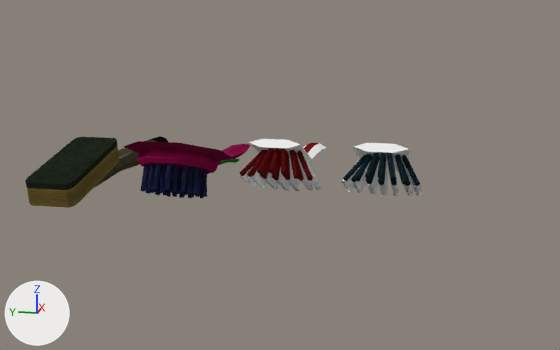
An edit to the Blender file Objects/Brush/Brush.blend, drawn before and after from the same camera.
Before and after are seen from a 50 mm camera at (-0.57, -0.252, 0.163) aimed at (0.08, -0.122, 0.0). Lighting does not change. The marker at lower left points along +X, +Y and +Z.

In view in the first picture: 'E4_ST5_EM4_I1', 'E4_ST5_EM4_I2', 'E4_ST5_EM4_I3', 'E4_ST5_EM4_I4'.
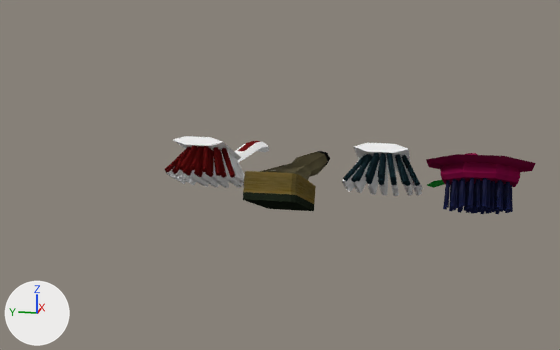
Boxes [x1, y1, x2, y2] around the edits, measured in the pictures (560 x 350 px):
'E4_ST5_EM4_I3', moved: before [123, 141, 251, 198]; after [426, 153, 536, 214]
'E4_ST5_EM4_I1', moved, turned: before [25, 136, 168, 208]; after [243, 151, 330, 211]
'E4_ST5_EM4_I4', moved: before [240, 139, 326, 191]; after [165, 136, 269, 188]

Diff of the bpy script that builds the scene:
```diff
--- a/Objects/Brush/Brush.blend.py
+++ b/Objects/Brush/Brush.blend.py
@@ ob_e4_st5_em4_i4 @@
 ob_e4_st5_em4_i4 = bpy.data.objects.new('E4_ST5_EM4_I4', me_cylinder_058)
-ob_e4_st5_em4_i4.location = (0.0311, -0.1314, 0.0138)
+ob_e4_st5_em4_i4.location = (0.0294, -0.0723, 0.0138)
 ob_e4_st5_em4_i4.rotation_euler = (0.175, 0.314, 0.0)  # degrees (10, 18, 0)
@@ ob_e4_st5_em4_i1 @@
 ob_e4_st5_em4_i1 = bpy.data.objects.new('E4_ST5_EM4_I1', me_cube_007)
-ob_e4_st5_em4_i1.location = (0.0169, 0.0399, 0.0101)
-ob_e4_st5_em4_i1.rotation_euler = (0.0, -0.175, 0.0)  # degrees (0, -10, 0)
+ob_e4_st5_em4_i1.location = (-0.0035, -0.1401, 0.0101)
+ob_e4_st5_em4_i1.rotation_euler = (3.142, 0.349, 0.0)  # degrees (180, 20, 0)
 ob_e4_st5_em4_i1.scale = (0.05, 0.02, 0.00769)
@@ ob_e4_st5_em4_i3 @@
 ob_e4_st5_em4_i3 = bpy.data.objects.new('E4_ST5_EM4_I3', me_cylinder_002)
-ob_e4_st5_em4_i3.location = (-0.0006, -0.0556, 0.0114)
+ob_e4_st5_em4_i3.location = (-0.0006, -0.2883, 0.0114)
 ob_e4_st5_em4_i3.rotation_euler = (-0.175, 0.349, -0.436)  # degrees (-10, 20, -25)
```
